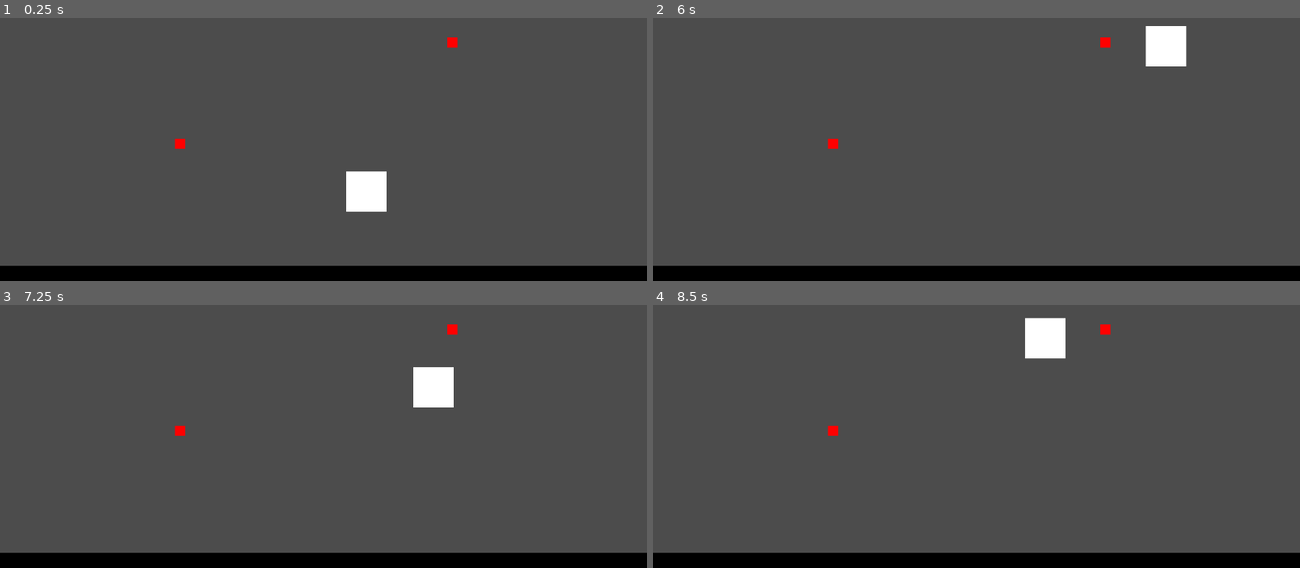
Above: before the commit, frames 1-4 (two rows, left to right).
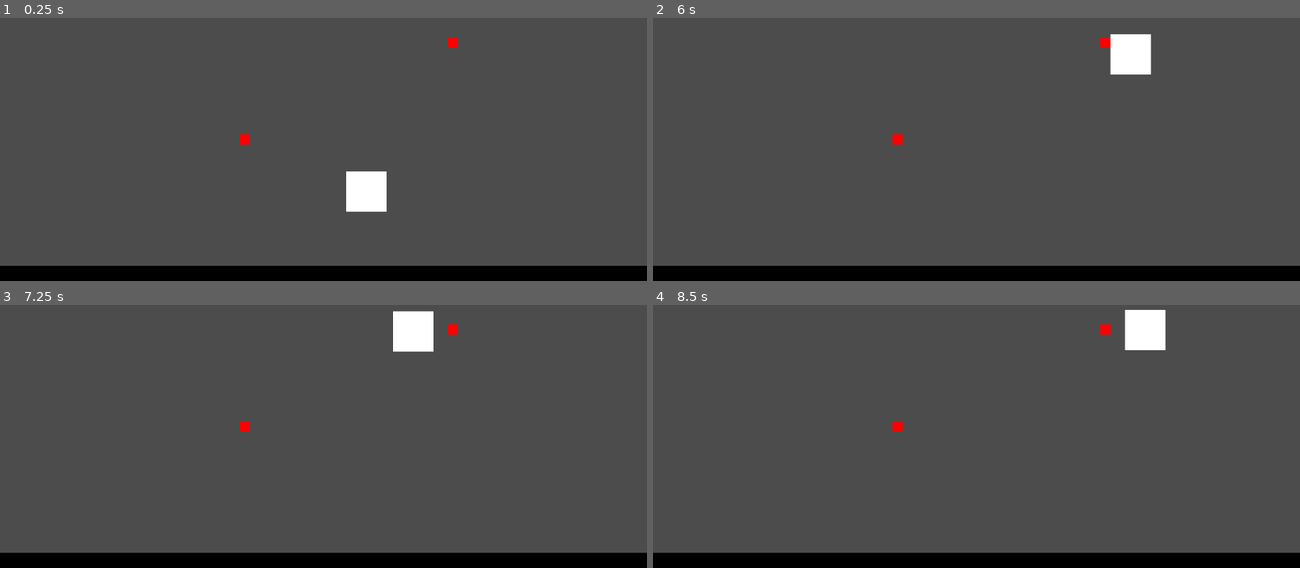
Above: after the commit, the same moments.

Repository: Develarooio/icho-and-falaj
Game: Godot game, scene res://ClaytonDebug/ClaytonsSceneNoGirlsAllowed.tscn
Two runs of this game, one before a commit and one after it. Both use one fixed random seed, a clock stepped at 60 frames per second and the inputs below. The project has no main scene, so this scene is started directly.
Inputs:
- Up to frame 1 (0.25 s): no input
- Up to frame 2 (6 s): tap Enter (throw) at 0.5, 1.35, 2.85, 4.35, 5.85 s; hold Enter (throw) 0.53-1.28 s; hold D (right) 0.53-2.03 s; tap Space (jump) at 0.77, 1.52, 3.02, 3.77, 4.52 s; hold A (left) 2.03-2.78 s; hold Enter (throw) 2.03-2.78 s; hold D (right) 2.78-4.28 s; hold Enter (throw) 3.53-4.28 s; hold A (left) 4.28-5.03 s; hold D (right) 5.03-5.78 s; hold Enter (throw) 5.03-5.78 s; hold A (left) from 5.78 s (still down)
- Up to frame 3 (7.25 s): keep holding A (left); tap Space (jump) at 6.02, 6.77 s; hold Enter (throw) from 6.53 s (still down)
- Up to frame 4 (8.5 s): release A (left) at 7.28 s; release Enter (throw) at 7.28 s; hold D (right) from 7.28 s (still down); tap Enter (throw) at 7.35 s; tap Space (jump) at 7.52 s; hold Enter (throw) from 8.03 s (still down)

The runs differ from the first frame. In frame 1, 0.1% of the frame differs, in the area x 27-39%, y 44-50%; in frame 2, 1.9%; in frame 3, 2.1%; in frame 4, 2.1%, in the area x 27-80%, y 1-50%.

Commit message:
let go of grab point, needs refactor in future probs

Diff:
--- a/ClaytonDebug/ClaytonsSceneNoGirlsAllowed.tscn
+++ b/ClaytonDebug/ClaytonsSceneNoGirlsAllowed.tscn
@@ -63,4 +63,4 @@
 
 [node name="SwingPointStaticBody2" parent="." index="4" instance=ExtResource( 4 )]
 
-position = Vector2( 285, 382 )
+position = Vector2( 387, 375 )
--- a/Falaj/Falaj.gd
+++ b/Falaj/Falaj.gd
@@ -49,6 +49,8 @@
 	current_speed = -1*adjusted_speed/delta
 	move_and_slide(current_speed, UP)
 
+	if Input.is_action_just_released("throw"):
+		$Arms.set_grabbed(false)
 func throw():
 	if Input.is_action_pressed('throw'):
 		$Arms.throw(direction)
